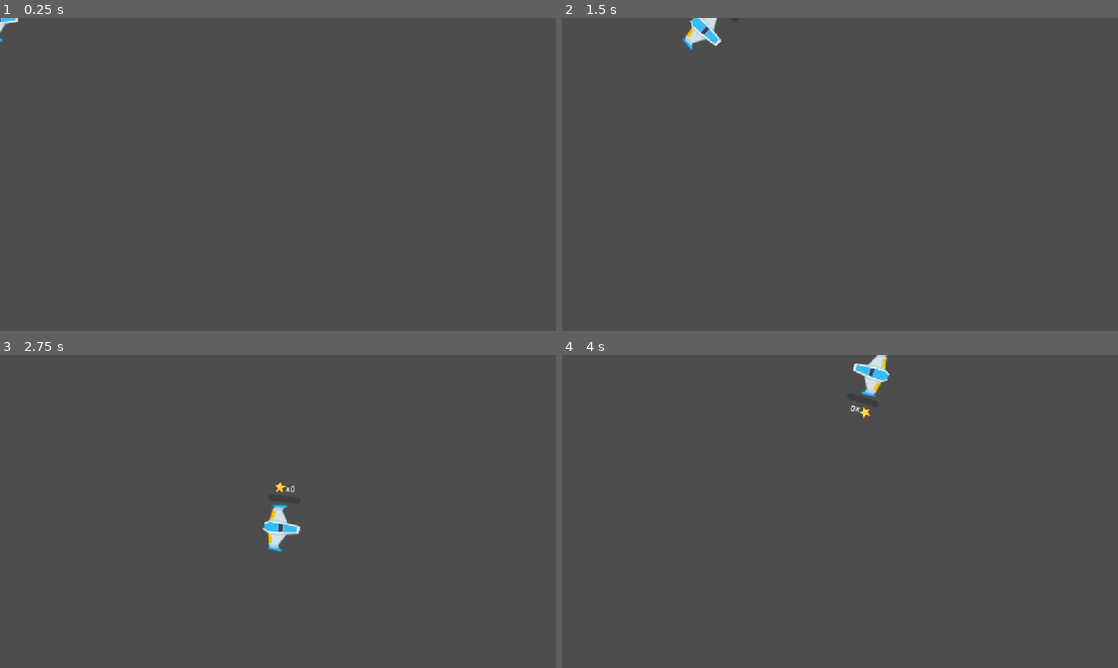
Above: before the commit, frames 1-4 (two rows, left to right).
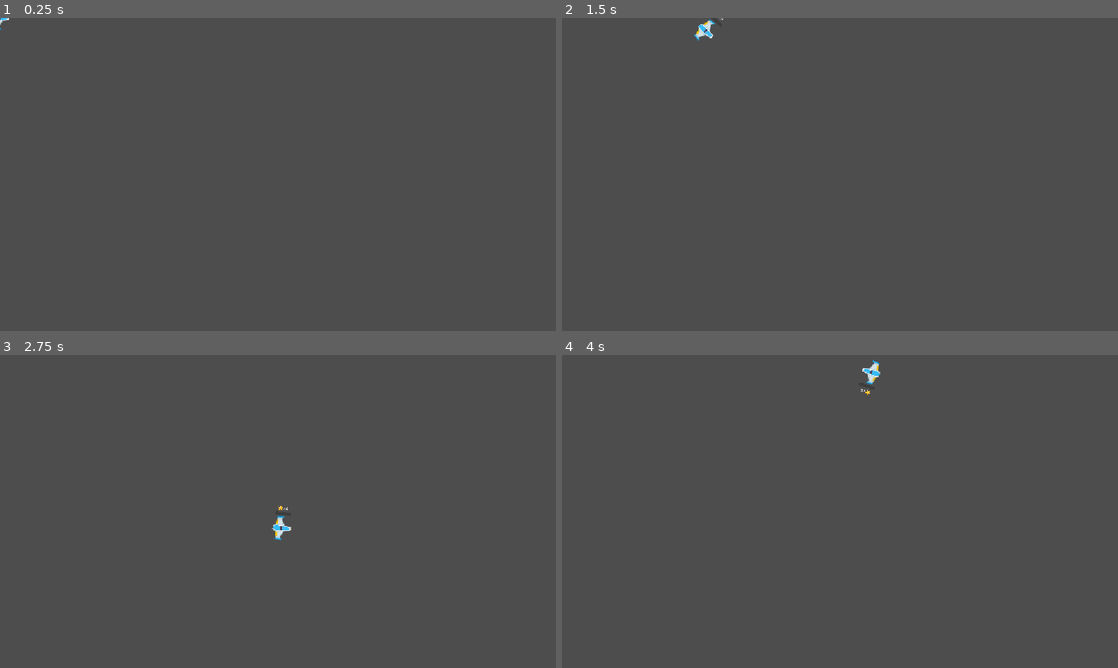
Above: after the commit, the same moments.

Repository: Linzzzx1119/Star-
Game: Godot game, scene res://player.tscn
Same seed, same stepped clock (60 frames per second), same inputs: the game is played once before the commit and once after it.
Inputs:
- Up to frame 1 (0.25 s): no input
- Up to frame 2 (1.5 s): tap Enter at 0.5 s; hold Right (move_right) 0.53-1.28 s; tap Space (shoot) at 0.6, 1.35 s; hold S (move_down) from 1.28 s (still down)
- Up to frame 3 (2.75 s): release S (move_down) at 2.03 s; hold Right (move_right) from 2.03 s (still down); tap Space (shoot) at 2.1 s
- Up to frame 4 (4 s): release Right (move_right) at 2.78 s; hold W (move_up) 2.78-3.53 s; tap Space (shoot) at 2.85, 3.6 s; hold Left (move_left) from 3.53 s (still down)

The runs differ from the first frame. In frame 1, less than 0.1% of the frame differs, in the area x 0-4%, y 0-8%; in frame 2, 0.4%; in frame 3, 0.5%, in the area x 47-54%, y 40-63%; in frame 4, 0.5%.

Commit message:
maze

Diff:
--- a/main.tscn
+++ b/main.tscn
@@ -1,20 +1,29 @@
 [gd_scene format=3 uid="uid://ba7ec050cpo5p"]
 
 [ext_resource type="Texture2D" uid="uid://b2eyxtt76fi81" path="res://Blue Nebula 8 - 1024x1024.png" id="1_0xm2m"]
+[ext_resource type="PackedScene" uid="uid://o61vq83enu3a" path="res://maze.tscn" id="2_1bvp3"]
 [ext_resource type="PackedScene" uid="uid://cvwj820xo36h1" path="res://player.tscn" id="2_h2yge"]
 
 [node name="Main" type="Node2D" unique_id=285239404]
 
 [node name="TextureRect" type="TextureRect" parent="." unique_id=1581164326]
 z_index = -1
-offset_right = 4000.0
-offset_bottom = 3000.0
+offset_left = -100.0
+offset_top = -100.0
+offset_right = 1900.0
+offset_bottom = 1700.0
 mouse_filter = 2
 texture = ExtResource("1_0xm2m")
 expand_mode = 1
 stretch_mode = 1
 
+[node name="Maze" parent="." unique_id=209591573 instance=ExtResource("2_1bvp3")]
+
 [node name="Player" parent="." unique_id=494642955 instance=ExtResource("2_h2yge")]
-position = Vector2(1000, 600)
+position = Vector2(78, 72)
 
 [node name="Camera2D" type="Camera2D" parent="Player" unique_id=1218804449]
+limit_left = -100
+limit_top = -100
+limit_right = 1900
+limit_bottom = 1700
--- a/player.tscn
+++ b/player.tscn
@@ -8,6 +8,7 @@
 bg_color = Color(0.3918009, 0.6847265, 0.3355963, 1)
 
 [node name="Player" type="CharacterBody2D" unique_id=1048642383]
+scale = Vector2(0.5, 0.5)
 script = ExtResource("1_onrkg")
 
 [node name="Sprite2D" type="Sprite2D" parent="." unique_id=65632268]
